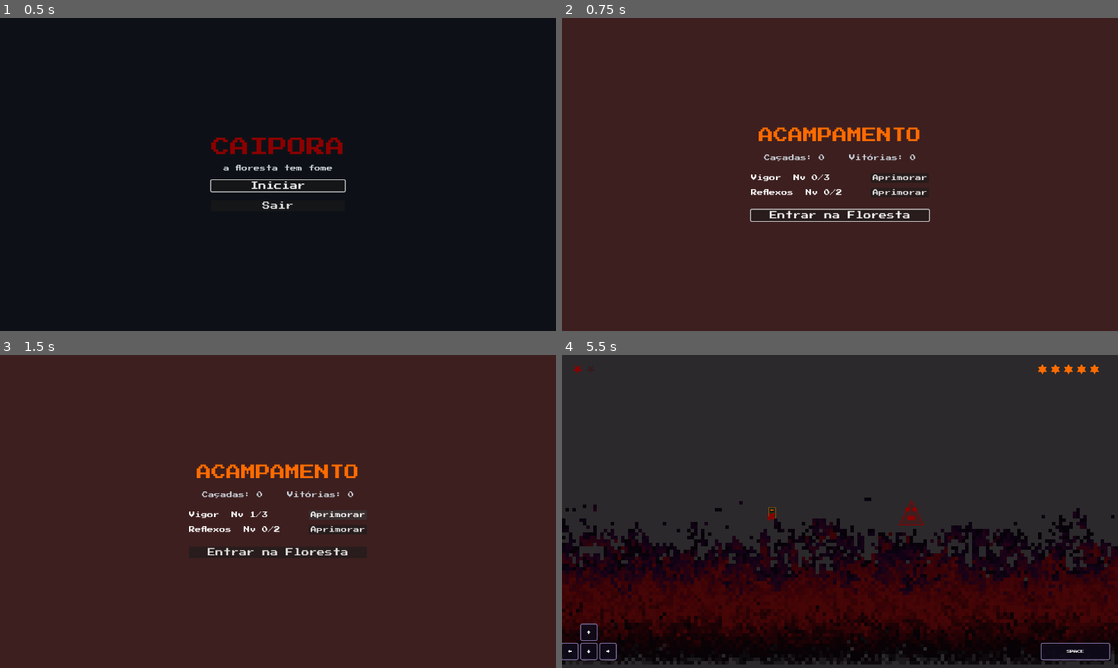
Above: before the commit, frames 1-4 (two rows, left to right).
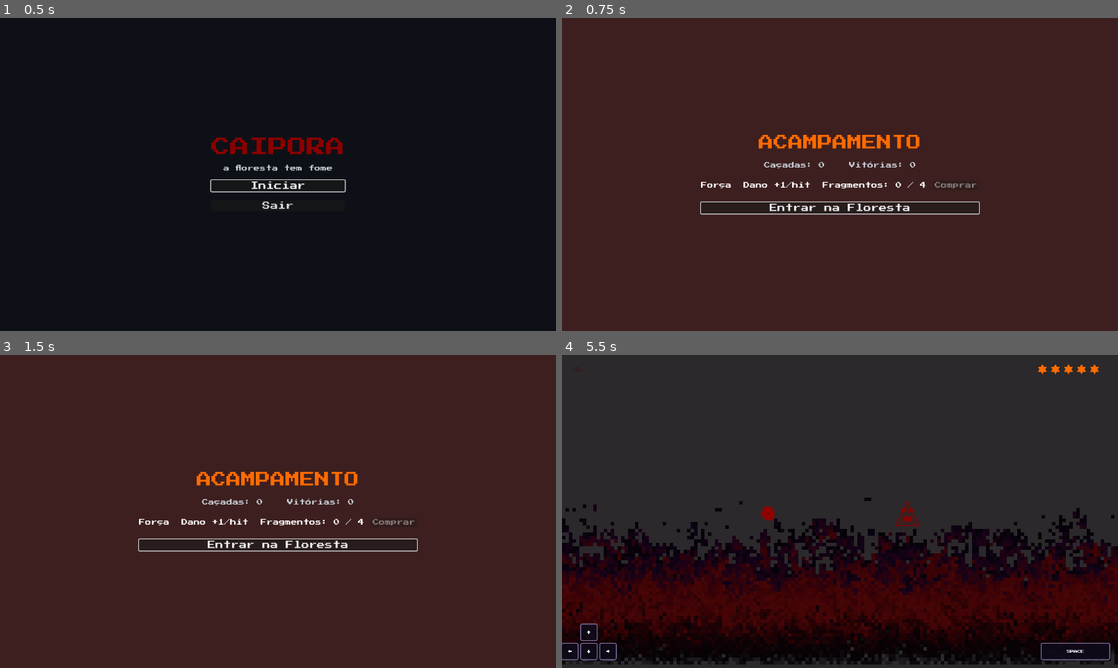
Above: after the commit, the same moments.

Repository: baltazarparra/darkgrid
Game: Godot game, scene res://scenes/ui/main_menu.tscn
Two runs of this game, one before a commit and one after it. Both use one fixed random seed, a clock stepped at 60 frames per second and the inputs below.
Inputs (mouse positions are in pixels of both pictures, inside the frame that each line leads up to):
- Up to frame 1 (0.5 s): no input
- Up to frame 2 (0.75 s): click "Iniciar" at 0.5 s
- Up to frame 3 (1.5 s): click (339, 514) at 1.25 s, where only the run before the commit has a clickable "Aprimorar"
- Up to frame 4 (5.5 s): click "Entrar na Floresta" at 2 s; tap Enter (ui_accept) at 2.75, 3.02 s; move the mouse to (962, 495) at 2.77 s; hold Right (ui_right) 2.78-3.5 s; hold Shift 2.78-3.5 s; click (962, 495) at 2.92 s; drag from (728, 527) to (812, 574) at 3.52 s; move the mouse to (895, 442) at 4.27 s; hold Right (ui_right) 4.28-5 s; tap Ctrl at 4.35 s; drag from (812, 574) to (673, 464) at 5.02 s

Frame 1 is identical in both runs. In frame 2, 3.2% of the frame differs, in the area x 24-76%, y 34-66%; in frame 3, 3.0%; in frame 4, 0.2%.

Commit message:
feat: alpha alpha 1

Diff:
--- a/scripts/arena/arena_manager.gd
+++ b/scripts/arena/arena_manager.gd
@@ -45,7 +45,8 @@
 	add_child(_caipora)
 	_caipora.health.max_health = GameState.caipora_max_hp
 	_caipora.health.current_health = clampi(GameState.caipora_current_hp, 0, GameState.caipora_max_hp)
-	_caipora.attack_cooldown = maxf(0.0, Constants.ATTACK_COOLDOWN_SECONDS - MetaProgression.get_cooldown_reduction())
+	_caipora.attack_cooldown = Constants.ATTACK_COOLDOWN_SECONDS
+	_caipora.base_attack_damage = 1 + MetaProgression.get_damage_bonus()
 	_caipora.health.health_changed.connect(_on_caipora_health_changed)
 	_caipora.health.died.connect(_on_actor_died.bind(_caipora))
 	_caipora.health.died.connect(func(): SignalBus.caipora_died.emit())
@@ -235,6 +236,8 @@
 		_caipora.health.max_health += 1
 		_caipora.health.heal(1)
 		GameState.caipora_max_hp = _caipora.health.max_health
+		if not GameState.active_combat_is_boss:
+			MetaProgression.add_fragment()
 	GameState.caipora_current_hp = maxi(0, _caipora.health.current_health)
 	if _enemy != null and is_instance_valid(_enemy):
 		_enemy.state_machine.stop()
--- a/scripts/core/game_state.gd
+++ b/scripts/core/game_state.gd
@@ -24,7 +24,7 @@
 var chest_opened: bool = false
 var player_map_pos: Vector2i = Vector2i(-1, -1)
 
-## Inicia uma nova run: HP cheio, com bônus de meta aplicado.
+## Inicia uma nova run: HP cheio.
 func start_run() -> void:
 	run_active = true
 	defeated_enemy_ids.clear()
@@ -33,12 +33,12 @@
 	has_key = false
 	chest_opened = false
 	player_map_pos = Vector2i(-1, -1)
-	caipora_max_hp = Constants.CAIPORA_MAX_HEALTH + MetaProgression.get_bonus_max_hp()
+	caipora_max_hp = Constants.CAIPORA_MAX_HEALTH
 	caipora_current_hp = caipora_max_hp
 
-## Recupera HP cheio (chamado ao entrar no Hub). Recalcula o max com o bônus atual.
+## Recupera HP cheio (chamado ao entrar no Hub).
 func heal_to_full() -> void:
-	caipora_max_hp = Constants.CAIPORA_MAX_HEALTH + MetaProgression.get_bonus_max_hp()
+	caipora_max_hp = Constants.CAIPORA_MAX_HEALTH
 	caipora_current_hp = caipora_max_hp
 
 ## Encerra a run, registra estatísticas e persiste.
--- a/scripts/core/meta_progression.gd
+++ b/scripts/core/meta_progression.gd
@@ -1,15 +1,12 @@
 extends Node
 
-# Persists meta-progression between runs: unlocks, stats.
+# Persists meta-progression between runs: unlocks, stats, fragments, upgrades.
 # Saved to user://savegame.json (platform-agnostic path).
 
-# var (não const) para permitir isolamento de save nos testes.
 var SAVE_PATH := "user://savegame.json"
 
-# Definição declarativa dos upgrades: chave → nome de exibição + cap de níveis.
 const UPGRADE_DEFS := {
-	"max_hp": { "name": "Vigor", "max_level": 3 },      # +1 pentagrama por nível
-	"cooldown": { "name": "Reflexos", "max_level": 2 },  # -0.1s cooldown por nível
+	"forca": { "name": "Força", "max_level": 1, "fragment_cost": 4 }
 }
 
 # ─── State ─────────────────────────────────────────
@@ -17,27 +14,34 @@
 var unlocked_modifiers: Array[String] = []
 var total_runs: int = 0
 var total_wins: int = 0
-var upgrades: Dictionary = {}  # { chave: nível:int } — default 0 por chave
+var upgrades: Dictionary = {}
+var fragments: int = 0
+
+# ─── Fragments ─────────────────────────────────────
+func add_fragment() -> void:
+	fragments += 1
+	save_progress()
 
 # ─── Upgrades ──────────────────────────────────────
 func get_upgrade_level(key: String) -> int:
 	return int(upgrades.get(key, 0))
 
-## Compra livre (sem custo): incrementa o nível até o cap. Retorna false no cap.
+func get_damage_bonus() -> int:
+	return get_upgrade_level("forca")
+
+## Consome fragmentos e incrementa o nível. Retorna false se não puder comprar.
 func purchase_upgrade(key: String) -> bool:
 	if not UPGRADE_DEFS.has(key):
 		return false
+	var def: Dictionary = UPGRADE_DEFS[key]
+	var cost: int = int(def.get("fragment_cost", 0))
 	var level := get_upgrade_level(key)
-	if level >= int(UPGRADE_DEFS[key]["max_level"]):
+	if level >= int(def["max_level"]) or fragments < cost:
 		return false
+	fragments -= cost
 	upgrades[key] = level + 1
+	save_progress()
 	return true
-
-func get_bonus_max_hp() -> int:
-	return get_upgrade_level("max_hp") * 1
-
-func get_cooldown_reduction() -> float:
-	return get_upgrade_level("cooldown") * 0.1
 
 # ─── Public API ────────────────────────────────────
 func save_progress() -> void:
@@ -46,7 +50,8 @@
 		"unlocked_modifiers": unlocked_modifiers,
 		"total_runs": total_runs,
 		"total_wins": total_wins,
-		"upgrades": upgrades
+		"upgrades": upgrades,
+		"fragments": fragments
 	}
 	var file := FileAccess.open(SAVE_PATH, FileAccess.WRITE)
 	if file == null:
@@ -70,7 +75,8 @@
 		unlocked_modifiers = _to_string_array(data.get("unlocked_modifiers", []))
 		total_runs = data.get("total_runs", 0)
 		total_wins = data.get("total_wins", 0)
-		upgrades = _to_int_dict(data.get("upgrades", {}))  # retrocompatível: ausente = {}
+		upgrades = _to_int_dict(data.get("upgrades", {}))
+		fragments = int(data.get("fragments", 0))
 
 func _to_int_dict(value: Variant) -> Dictionary:
 	var result: Dictionary = {}
--- a/scripts/ui/hub.gd
+++ b/scripts/ui/hub.gd
@@ -1,54 +1,57 @@
 class_name Hub
 extends CanvasLayer
 
-## Santuário entre runs: recupera HP, exibe progresso, permite comprar upgrades
-## permanentes (compra livre) e iniciar a próxima run.
+## Santuário entre runs: recupera HP, exibe fragmentos, permite comprar Força.
 
 @onready var _stats: Label = $Center/VBox/Stats
 @onready var _upgrade_list: VBoxContainer = $Center/VBox/UpgradeList
 @onready var _enter_button: Button = $Center/VBox/EnterButton
 
+var _forca_label: Label
+var _forca_button: Button
+
 func _ready() -> void:
 	GameState.heal_to_full()
 	_refresh_stats()
-	_build_upgrade_rows()
+	_build_forca_row()
 	_enter_button.pressed.connect(_on_enter_pressed)
 	_enter_button.grab_focus()
 
 func _refresh_stats() -> void:
 	_stats.text = "Caçadas: %d    Vitórias: %d" % [MetaProgression.total_runs, MetaProgression.total_wins]
 
-func _build_upgrade_rows() -> void:
-	for key in MetaProgression.UPGRADE_DEFS:
-		var row := HBoxContainer.new()
-		row.add_theme_constant_override("separation", 16)
-		row.alignment = BoxContainer.ALIGNMENT_CENTER
+func _build_forca_row() -> void:
+	var row := HBoxContainer.new()
+	row.add_theme_constant_override("separation", 16)
+	row.alignment = BoxContainer.ALIGNMENT_CENTER
 
-		var label := Label.new()
-		label.add_theme_font_size_override("font_size", 14)
-		label.custom_minimum_size = Vector2(260, 0)
+	_forca_label = Label.new()
+	_forca_label.add_theme_font_size_override("font_size", 14)
+	_forca_label.custom_minimum_size = Vector2(260, 0)
 
-		var button := Button.new()
-		button.add_theme_font_size_override("font_size", 14)
-		button.text = "Aprimorar"
-		button.pressed.connect(_on_upgrade_pressed.bind(key, label, button))
+	_forca_button = Button.new()
+	_forca_button.add_theme_font_size_override("font_size", 14)
+	_forca_button.text = "Comprar"
+	_forca_button.pressed.connect(_on_forca_pressed)
 
-		row.add_child(label)
-		row.add_child(button)
-		_upgrade_list.add_child(row)
-		_update_row(key, label, button)
+	row.add_child(_forca_label)
+	row.add_child(_forca_button)
+	_upgrade_list.add_child(row)
+	_refresh_forca_row()
 
-func _update_row(key: String, label: Label, button: Button) -> void:
-	var def: Dictionary = MetaProgression.UPGRADE_DEFS[key]
-	var level := MetaProgression.get_upgrade_level(key)
-	var max_level := int(def["max_level"])
-	label.text = "%s  Nv %d/%d" % [def["name"], level, max_level]
-	button.disabled = level >= max_level
+func _refresh_forca_row() -> void:
+	var frags := MetaProgression.fragments
+	var level := MetaProgression.get_upgrade_level("forca")
+	var maxed := level >= 1
+	if maxed:
+		_forca_label.text = "Força  [APRIMORADO]  Fragmentos: %d" % frags
+	else:
+		_forca_label.text = "Força  Dano +1/hit  Fragmentos: %d / 4" % frags
+	_forca_button.disabled = maxed or frags < 4
 
-func _on_upgrade_pressed(key: String, label: Label, button: Button) -> void:
-	if MetaProgression.purchase_upgrade(key):
-		MetaProgression.save_progress()
-		_update_row(key, label, button)
+func _on_forca_pressed() -> void:
+	if MetaProgression.purchase_upgrade("forca"):
+		_refresh_forca_row()
 
 func _on_enter_pressed() -> void:
 	GameState.start_run()
--- a/tests/unit/test_run_state.gd
+++ b/tests/unit/test_run_state.gd
@@ -3,37 +3,38 @@
 var _original_save_path: String
 
 func before_each():
-    _original_save_path = MetaProgression.SAVE_PATH
-    MetaProgression.SAVE_PATH = "user://test_savegame.json"
-    MetaProgression.upgrades = {}
-    MetaProgression.total_runs = 0
-    MetaProgression.total_wins = 0
+	_original_save_path = MetaProgression.SAVE_PATH
+	MetaProgression.SAVE_PATH = "user://test_savegame.json"
+	MetaProgression.upgrades = {}
+	MetaProgression.fragments = 0
+	MetaProgression.total_runs = 0
+	MetaProgression.total_wins = 0
 
 func after_each():
-    if FileAccess.file_exists(MetaProgression.SAVE_PATH):
-        DirAccess.remove_absolute(ProjectSettings.globalize_path(MetaProgression.SAVE_PATH))
-    MetaProgression.SAVE_PATH = _original_save_path
-    MetaProgression.upgrades = {}
+	if FileAccess.file_exists(MetaProgression.SAVE_PATH):
+		DirAccess.remove_absolute(ProjectSettings.globalize_path(MetaProgression.SAVE_PATH))
+	MetaProgression.SAVE_PATH = _original_save_path
+	MetaProgression.upgrades = {}
+	MetaProgression.fragments = 0
 
-func test_start_run_fills_hp_with_bonus():
-    MetaProgression.purchase_upgrade("max_hp")  # +1
-    GameState.start_run()
-    assert_eq(GameState.caipora_max_hp, Constants.CAIPORA_MAX_HEALTH + 1)
-    assert_eq(GameState.caipora_current_hp, GameState.caipora_max_hp)
-    assert_true(GameState.run_active)
+func test_start_run_fills_hp():
+	GameState.start_run()
+	assert_eq(GameState.caipora_max_hp, Constants.CAIPORA_MAX_HEALTH)
+	assert_eq(GameState.caipora_current_hp, GameState.caipora_max_hp)
+	assert_true(GameState.run_active)
 
 func test_damage_persists_until_heal():
-    GameState.start_run()
-    GameState.caipora_current_hp -= 30
-    assert_eq(GameState.caipora_current_hp, GameState.caipora_max_hp - 30)
-    GameState.heal_to_full()
-    assert_eq(GameState.caipora_current_hp, GameState.caipora_max_hp)
+	GameState.start_run()
+	GameState.caipora_current_hp -= 30
+	assert_eq(GameState.caipora_current_hp, GameState.caipora_max_hp - 30)
+	GameState.heal_to_full()
+	assert_eq(GameState.caipora_current_hp, GameState.caipora_max_hp)
 
 func test_end_run_updates_stats():
-    GameState.end_run(true)
-    assert_eq(MetaProgression.total_runs, 1)
-    assert_eq(MetaProgression.total_wins, 1)
-    GameState.end_run(false)
-    assert_eq(MetaProgression.total_runs, 2)
-    assert_eq(MetaProgression.total_wins, 1)
-    assert_false(GameState.run_active)
+	GameState.end_run(true)
+	assert_eq(MetaProgression.total_runs, 1)
+	assert_eq(MetaProgression.total_wins, 1)
+	GameState.end_run(false)
+	assert_eq(MetaProgression.total_runs, 2)
+	assert_eq(MetaProgression.total_wins, 1)
+	assert_false(GameState.run_active)
--- a/tests/unit/test_upgrades.gd
+++ b/tests/unit/test_upgrades.gd
@@ -3,32 +3,57 @@
 var _original_save_path: String
 
 func before_each():
-    _original_save_path = MetaProgression.SAVE_PATH
-    MetaProgression.SAVE_PATH = "user://test_savegame.json"
-    MetaProgression.upgrades = {}
+	_original_save_path = MetaProgression.SAVE_PATH
+	MetaProgression.SAVE_PATH = "user://test_savegame.json"
+	MetaProgression.upgrades = {}
+	MetaProgression.fragments = 0
 
 func after_each():
-    if FileAccess.file_exists(MetaProgression.SAVE_PATH):
-        DirAccess.remove_absolute(ProjectSettings.globalize_path(MetaProgression.SAVE_PATH))
-    MetaProgression.SAVE_PATH = _original_save_path
-    MetaProgression.upgrades = {}
+	if FileAccess.file_exists(MetaProgression.SAVE_PATH):
+		DirAccess.remove_absolute(ProjectSettings.globalize_path(MetaProgression.SAVE_PATH))
+	MetaProgression.SAVE_PATH = _original_save_path
+	MetaProgression.upgrades = {}
+	MetaProgression.fragments = 0
 
-func test_purchase_increments_and_caps():
-    assert_true(MetaProgression.purchase_upgrade("max_hp"))
-    assert_eq(MetaProgression.get_upgrade_level("max_hp"), 1)
-    assert_eq(MetaProgression.get_bonus_max_hp(), 1)
-    MetaProgression.purchase_upgrade("max_hp")
-    MetaProgression.purchase_upgrade("max_hp")
-    assert_false(MetaProgression.purchase_upgrade("max_hp"), "recusa no cap")
-    assert_eq(MetaProgression.get_upgrade_level("max_hp"), 3)
+func test_purchase_requires_fragments():
+	MetaProgression.fragments = 3
+	assert_false(MetaProgression.purchase_upgrade("forca"), "rejeita sem fragmentos suficientes")
+	assert_eq(MetaProgression.get_upgrade_level("forca"), 0)
+
+func test_purchase_consumes_fragments_and_increments():
+	MetaProgression.fragments = 4
+	assert_true(MetaProgression.purchase_upgrade("forca"))
+	assert_eq(MetaProgression.get_upgrade_level("forca"), 1)
+	assert_eq(MetaProgression.fragments, 0)
+
+func test_purchase_caps_at_max_level():
+	MetaProgression.fragments = 8
+	MetaProgression.purchase_upgrade("forca")
+	assert_false(MetaProgression.purchase_upgrade("forca"), "recusa no cap")
+	assert_eq(MetaProgression.get_upgrade_level("forca"), 1)
 
 func test_unknown_upgrade_is_rejected():
-    assert_false(MetaProgression.purchase_upgrade("inexistente"))
+	assert_false(MetaProgression.purchase_upgrade("inexistente"))
 
-func test_upgrades_persist_through_save_load():
-    MetaProgression.purchase_upgrade("cooldown")
-    MetaProgression.save_progress()
-    MetaProgression.upgrades = {}
-    MetaProgression.load_progress()
-    assert_eq(MetaProgression.get_upgrade_level("cooldown"), 1)
-    assert_almost_eq(MetaProgression.get_cooldown_reduction(), 0.1, 0.001)
+func test_forca_persists_through_save_load():
+	MetaProgression.fragments = 4
+	MetaProgression.purchase_upgrade("forca")
+	MetaProgression.save_progress()
+	MetaProgression.upgrades = {}
+	MetaProgression.fragments = 0
+	MetaProgression.load_progress()
+	assert_eq(MetaProgression.get_upgrade_level("forca"), 1)
+	assert_eq(MetaProgression.fragments, 0)
+
+func test_add_fragment_accumulates_and_persists():
+	MetaProgression.add_fragment()
+	MetaProgression.add_fragment()
+	assert_eq(MetaProgression.fragments, 2)
+	MetaProgression.load_progress()
+	assert_eq(MetaProgression.fragments, 2)
+
+func test_get_damage_bonus():
+	assert_eq(MetaProgression.get_damage_bonus(), 0)
+	MetaProgression.fragments = 4
+	MetaProgression.purchase_upgrade("forca")
+	assert_eq(MetaProgression.get_damage_bonus(), 1)
